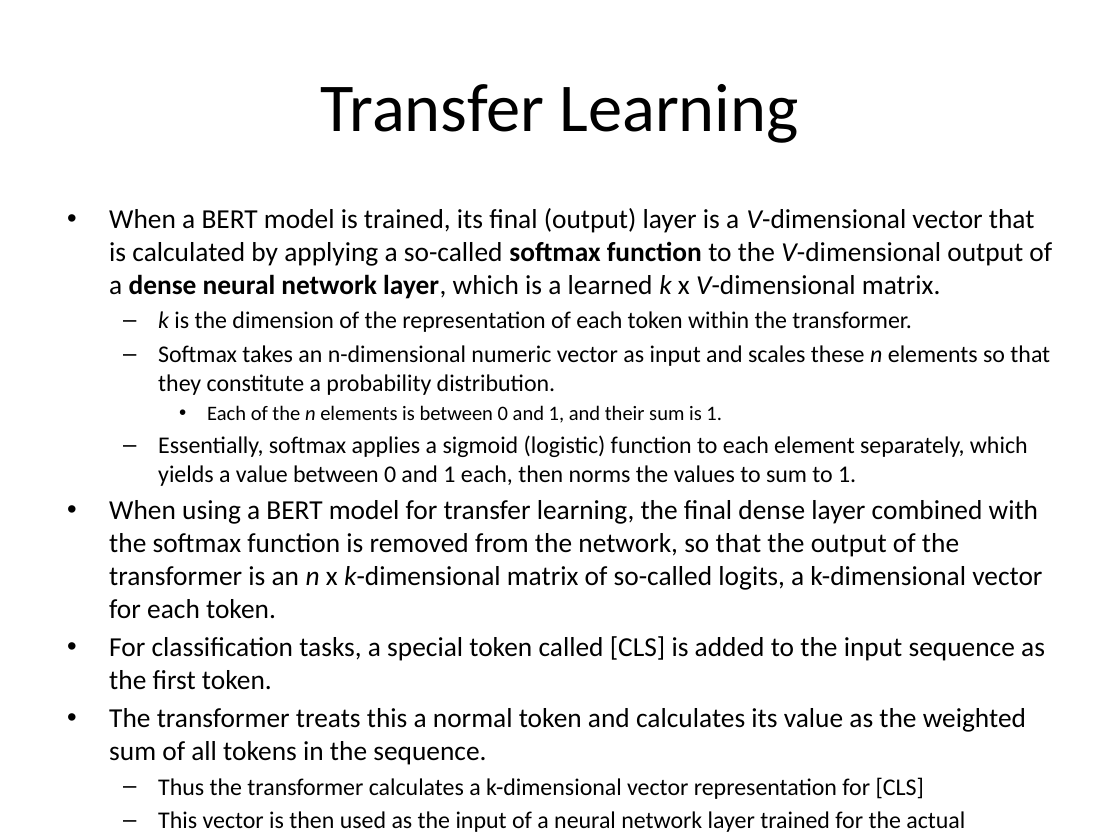
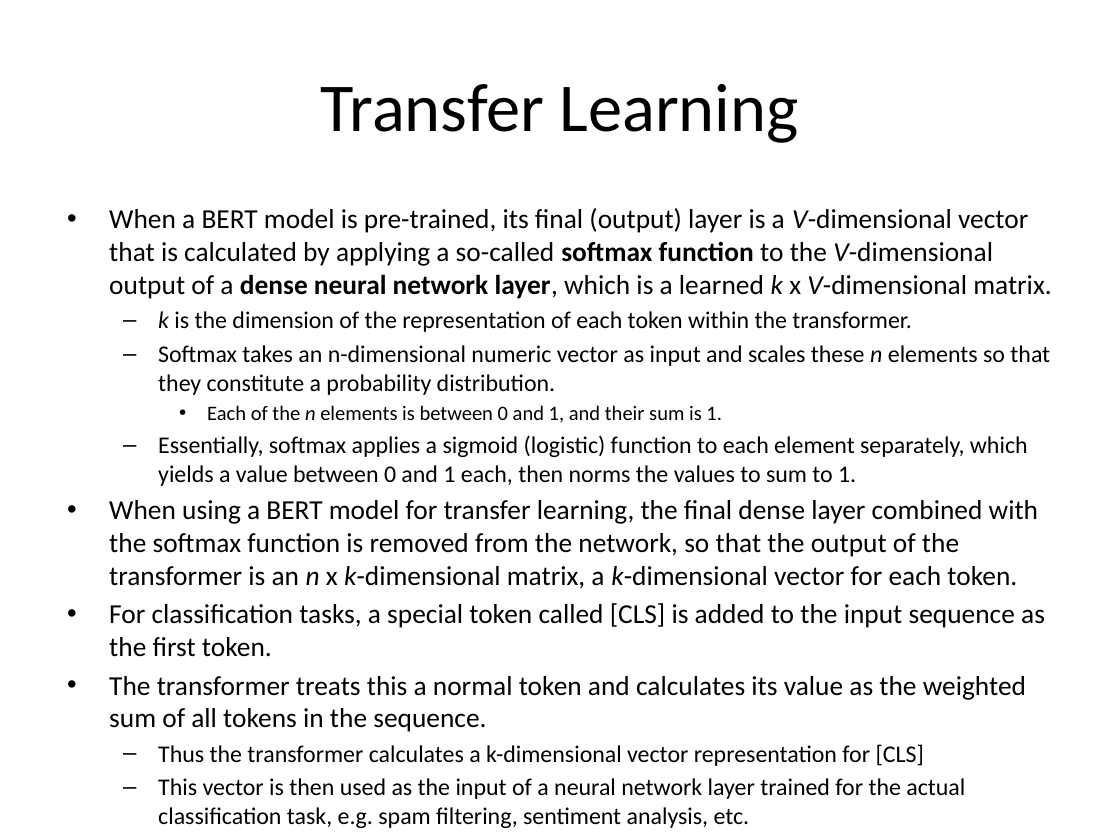
Before and after one commit to Clinical-Bioinformatics-Debrecen/nlp_2025, a slide deck: slide 14 of 7.pptx. Drawn at 1120x840 pixels with LibreOffice and Linux fonts; fonts in the diff are those of the drawing. Boxes give left, top, right and bottom in pixels: in the first picture for what was removed or moved away, otherwise in the second. Text is boxed around its words. In the diff, an @@ line names an element or a change of style, - is before the commit and + after.

```diff
--- a/7.pptx
+++ b/7.pptx
@@ text at (109,208,1052,299): text changed @@
-• When a BERT model is trained, its final (output) layer is a V-dimensional vector that is calculated by applying a so-called softmax function to the V-dimensional output of a dense neural network layer, which is a learned k x V-dimensional matrix.
+• When a BERT model is pre-trained, its final (output) layer is a V-dimensional vector that is calculated by applying a so-called softmax function to the V-dimensional output of a dense neural network layer, which is a learned k x V-dimensional matrix.
@@ text at (109,500,1038,589): text changed @@
-• When using a BERT model for transfer learning, the final dense layer combined with the softmax function is removed from the network, so that the output of the transformer is an n x k-dimensional matrix of so-called logits, a k-dimensional vector for each token.
+• When using a BERT model for transfer learning, the final dense layer combined with the softmax function is removed from the network, so that the output of the transformer is an n x k-dimensional matrix, a k-dimensional vector for each token.
```
Also in this commit, not shown: 7 other slides changed, 1 slide added.
